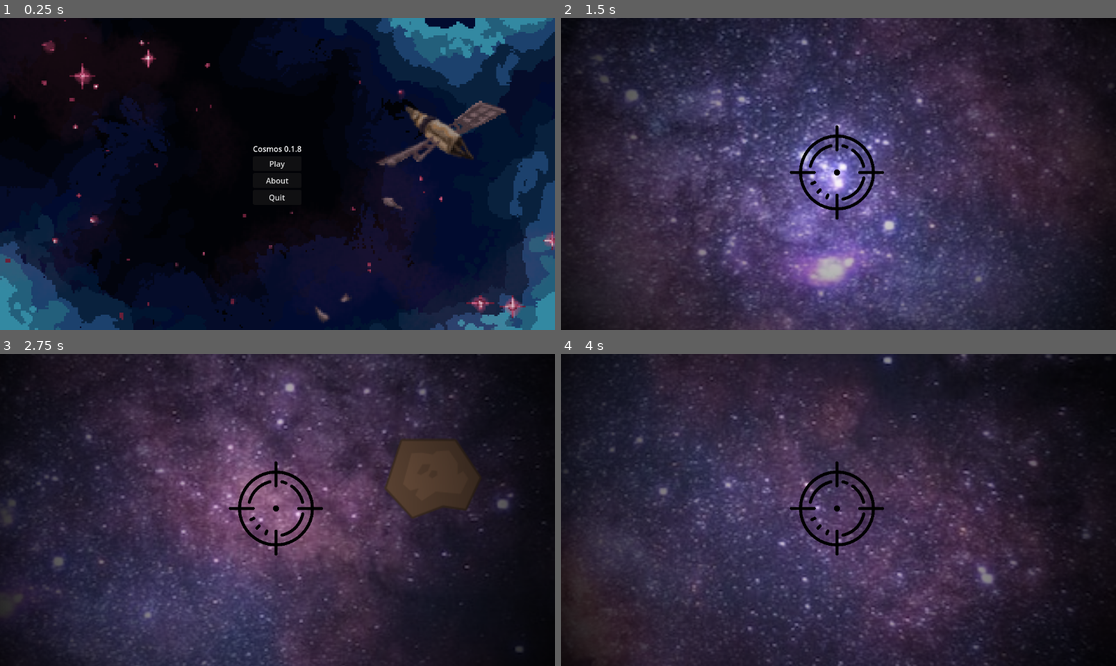
Above: before the commit, frames 1-4 (two rows, left to right).
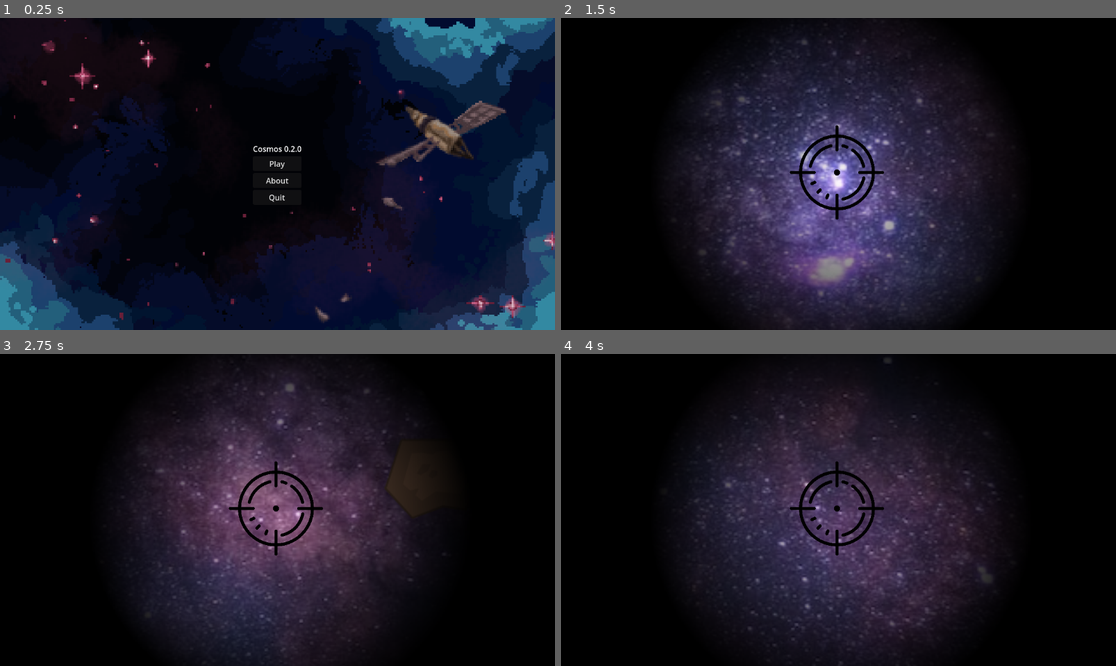
Above: after the commit, the same moments.

Repository: indigoso/gogodotjam4
Game: Godot game, scene res://Scenes/main.tscn
The game is run twice, just before and just after one commit, with the same random seed, the same clock (stepped at 60 frames per second) and the same inputs.
Inputs:
- Up to frame 1 (0.25 s): no input
- Up to frame 2 (1.5 s): click "Play" at 0.5 s; click "Access Telescope" at 1.25 s
- Up to frame 3 (2.75 s): tap Enter at 2 s; hold D (move_right) from 2.03 s (still down)
- Up to frame 4 (4 s): release D (move_right) at 2.78 s; hold S (move_down) 2.78-3.53 s; hold D (move_right) from 3.53 s (still down)

The runs differ from the first frame. In frame 1, less than 0.1% of the frame differs, in the area x 52-55%, y 40-43%; in frame 2, 87%, in the area x 0-100%, y 0-100%; in frame 3, 73%; in frame 4, 72%.

Commit message:
Start adding scanner potential

Diff:
--- a/Global Scripts/constants.gd
+++ b/Global Scripts/constants.gd
@@ -1,6 +1,6 @@
 extends Node
 
-const GAME_VERSION = "0.1.8"
+const GAME_VERSION = "0.2.0"
 const GAME_TITLE = "Cosmos"
 
 const SCREEN_PLAY = "screen_play"
--- /dev/null
+++ b/Scenes/Vignette.gd
@@ -0,0 +1,16 @@
+@tool
+
+extends Sprite2D
+
+
+# Called when the node enters the scene tree for the first time.
+func _ready():
+	if Engine.is_editor_hint():
+		visible = false
+	else:
+		visible = true
+
+
+# Called every frame. 'delta' is the elapsed time since the previous frame.
+func _process(_delta):
+	pass
--- a/Scenes/floating_object.gd
+++ b/Scenes/floating_object.gd
@@ -22,3 +22,7 @@
 # Called every frame. 'delta' is the elapsed time since the previous frame.
 func _process(_delta):
 	pass
+
+
+func _on_area_entered(area):
+	pass # Replace with function body.
--- a/Scenes/floating_object.tscn
+++ b/Scenes/floating_object.tscn
@@ -5,7 +5,7 @@
 [sub_resource type="CircleShape2D" id="CircleShape2D_w22j6"]
 radius = 72.111
 
-[node name="FloatingObject" type="Area2D"]
+[node name="FloatingObject" type="Area2D" groups=["floating_object"]]
 script = ExtResource("1_fm8d8")
 
 [node name="CollisionShape2D" type="CollisionShape2D" parent="."]
--- a/Scenes/player_telescope_controller.tscn
+++ b/Scenes/player_telescope_controller.tscn
@@ -1,8 +1,9 @@
-[gd_scene load_steps=4 format=3 uid="uid://cow0wcrsfeewi"]
+[gd_scene load_steps=5 format=3 uid="uid://cow0wcrsfeewi"]
 
 [ext_resource type="Script" path="res://Scenes/player_telescope_controller.gd" id="1_f75yb"]
 [ext_resource type="Texture2D" uid="uid://c3wde2g7at6sr" path="res://Assets/kisspng-reticle-computer-icons-crosshair-5acc822ad26676.5846619915233521068618.png" id="2_xh5xb"]
 [ext_resource type="Texture2D" uid="uid://dxkbd06ykgx6a" path="res://Assets/Vignette.png" id="3_4x3dp"]
+[ext_resource type="Script" path="res://Scenes/Vignette.gd" id="4_njgf8"]
 
 [node name="PlayerTelescopeController" type="Node2D"]
 script = ExtResource("1_f75yb")
@@ -20,3 +21,4 @@
 
 [node name="Vignette" type="Sprite2D" parent="."]
 texture = ExtResource("3_4x3dp")
+script = ExtResource("4_njgf8")
Binary file changed: Assets/Vignette.png
